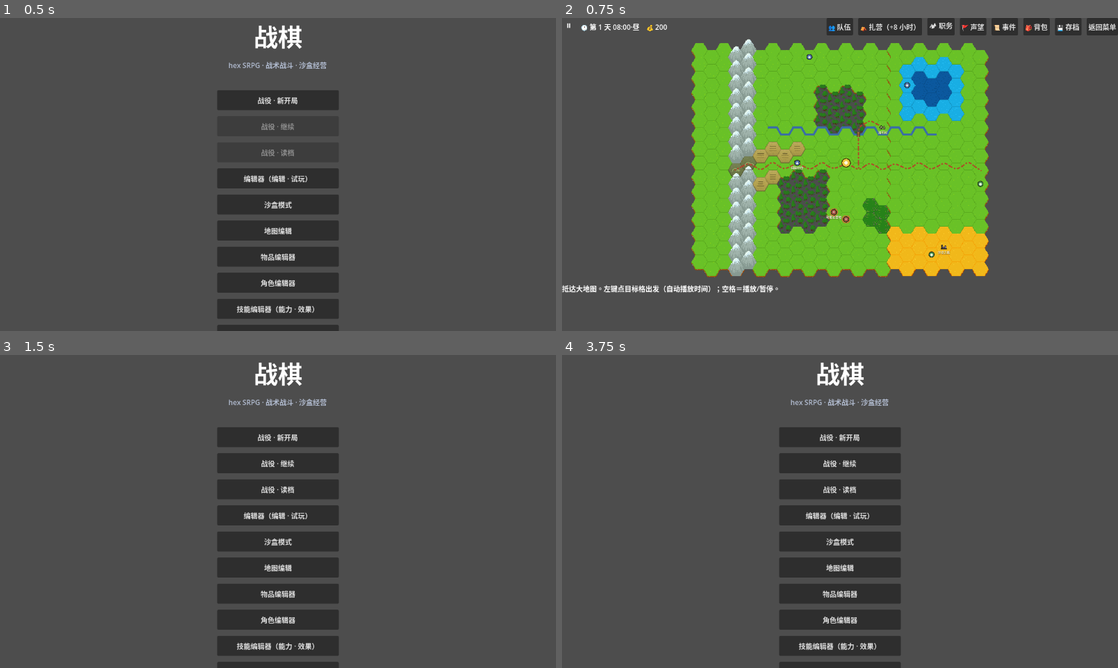
Above: before the commit, frames 1-4 (two rows, left to right).
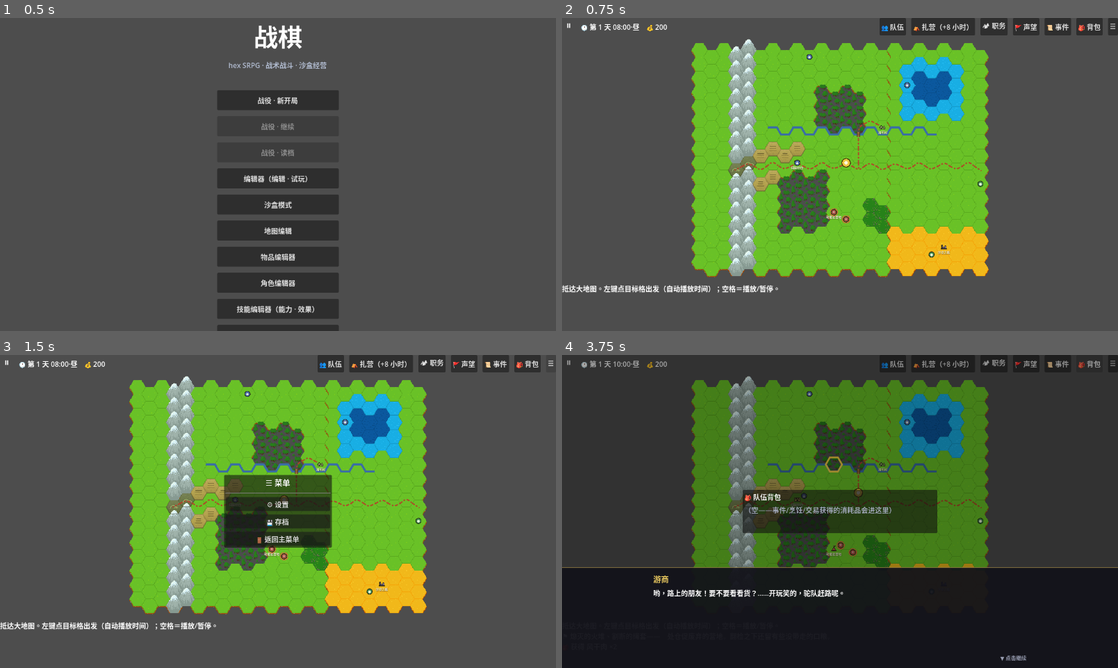
Above: after the commit, the same moments.

Repository: PileErico/SRPG
Game: Godot game, scene res://StartMenu.tscn
Same seed, same stepped clock (60 frames per second), same inputs: the game is played once before the commit and once after it.
Inputs (mouse positions are in pixels of both pictures, inside the frame that each line leads up to):
- Up to frame 1 (0.5 s): no input
- Up to frame 2 (0.75 s): click "战役 · 新开局" at 0.5 s
- Up to frame 3 (1.5 s): click (550, 364) at 1.25 s, where only the run after the commit has a clickable "☰"
- Up to frame 4 (3.75 s): click (890, 364) at 2 s, where only the run after the commit has a clickable "👥 队伍"; click (840, 464) at 2.75 s, where only the run before the commit has a clickable "战役 · 继续"; click (1101, 364) at 3.5 s, where only the run before the commit has a clickable "返回菜单"

Frame 1 is identical in both runs. In frame 2, 1.5% of the frame differs, in the area x 47-100%, y 0-6%; in frame 3, 42%; in frame 4, 98%, in the area x 0-100%, y 0-100%.

Commit message:
feat(大地图): ☰ ESC 菜单——设置/存档/返回主菜单收入菜单，减顶栏堆积
- ESC 键 / 顶栏 ☰ 同开居中菜单（CampaignUI.popup）：⚙ 设置（复用主菜单 Settings 覆盖层，Overworld 首次获得设置入口）/ 💾 存档 / 🚪 返回主菜单
- 开菜单即停表；模态事件（对话/待切战斗）中不开——同空格停表规则
- 顶栏收掉「💾 存档」「返回菜单」两钮；弹窗持焦点时 ESC 由 Popup 自关不重开
- headless 冒烟（构造/toggle/停表）+ 40 套基线全绿

Co-Authored-By: Claude Fable 5 <noreply@anthropic.com>

Diff:
--- a/Overworld.gd
+++ b/Overworld.gd
@@ -33,6 +33,7 @@
 const MinHeap := preload("res://MinHeap.gd")         # 寻路优先队列（find_path；与 BattleState._dijkstra 共用实现）
 const UnitStatusPanel := preload("res://UnitStatusPanel.gd")   # 👥 角色状态卡（与战斗侧同一份；宿主契约见 _open_status_panel）
 const TextureCache := preload("res://TextureCache.gd")         # 队伍面板成员立绘缩略
+const SettingsOverlay := preload("res://Settings.gd")          # ⚙ 设置覆盖层（与主菜单同一份，ESC 菜单入口）
 
 const MAP_PATH := "res://maps/overworld/world.json"
 const HOURS_PER_COST := 1    # 1 点通行成本 ＝ 1 小时（大世界成本＝terrains.json move.overworld_cost：道路 1h/格、平原 2h、山 6h）
@@ -380,11 +381,16 @@
 			moving = true
 	return moving
 
-# 空格＝时间总开关（播放/暂停）；只吃空格、不吞其它键。顶栏按钮已设 FOCUS_NONE，空格不会误触聚焦按钮。
+# 空格＝时间总开关（播放/暂停）、ESC＝☰ 菜单开关；只吃这两键、不吞其它键。顶栏按钮已设 FOCUS_NONE，空格不会误触聚焦按钮。
+# 弹窗（PopupPanel）持有焦点时 ESC 由弹窗自行关闭（Godot Popup 默认行为），不会落到这里重开菜单。
 func _unhandled_key_input(event: InputEvent) -> void:
-	if event is InputEventKey and event.pressed and not event.echo and event.keycode == KEY_SPACE:
-		_toggle_time()
-		get_viewport().set_input_as_handled()
+	if event is InputEventKey and event.pressed and not event.echo:
+		if event.keycode == KEY_SPACE:
+			_toggle_time()
+			get_viewport().set_input_as_handled()
+		elif event.keycode == KEY_ESCAPE:
+			_toggle_esc_menu()
+			get_viewport().set_input_as_handled()
 
 func _toggle_time() -> void:
 	if not _time_playing and (_dialogue != null or SandboxConfig.battle_setup != null):
@@ -858,13 +864,10 @@
 	bag_b.text = "🎒 背包"
 	bag_b.pressed.connect(_open_inventory_panel)
 	top.add_child(bag_b)
-	var save_b := Button.new()
-	save_b.text = "💾 存档"
-	save_b.pressed.connect(_open_save_panel)
-	top.add_child(save_b)
 	var menu_b := Button.new()
-	menu_b.text = "返回菜单"
-	menu_b.pressed.connect(_on_back_to_menu)
+	menu_b.text = "☰"
+	menu_b.tooltip_text = "菜单（ESC）：设置 / 存档 / 返回主菜单"
+	menu_b.pressed.connect(_toggle_esc_menu)
 	top.add_child(menu_b)
 	for b in top.get_children():
 		if b is Button:
@@ -902,6 +905,47 @@
 func _log_line(text: String) -> void:
 	if _log != null:
 		_log.append_text(text + "\n")
+
+# ============ ☰ ESC 菜单（设置/存档/返回主菜单——顶栏只留 ☰ 入口，减右上角堆积）============
+
+var _esc_menu: PopupPanel
+
+func _toggle_esc_menu() -> void:
+	if _esc_menu != null and is_instance_valid(_esc_menu) and _esc_menu.visible:
+		_esc_menu.hide()
+		return
+	_open_esc_menu()
+
+func _open_esc_menu() -> void:
+	if _dialogue != null or SandboxConfig.battle_setup != null:
+		return   # 模态事件（对话/战斗待切场景）中不开菜单（同 _toggle_time 规则）
+	_pause_time()   # 进菜单即停表（与抵达/模态事件同一规则）
+	if _esc_menu != null and is_instance_valid(_esc_menu):
+		_esc_menu.queue_free()
+	var ui = CampaignUI.popup(240, 8)
+	_esc_menu = ui["popup"]
+	var v: VBoxContainer = ui["box"]
+	var title := Label.new()
+	title.text = "☰ 菜单"
+	title.add_theme_font_size_override("font_size", 18)
+	title.horizontal_alignment = HORIZONTAL_ALIGNMENT_CENTER
+	v.add_child(title)
+	v.add_child(HSeparator.new())
+	var settings_b := CampaignUI.button("⚙ 设置")
+	settings_b.pressed.connect(func():
+		_esc_menu.hide()
+		add_child(SettingsOverlay.new()))   # 覆盖层自管 ESC/返回关闭（与主菜单同一份）
+	v.add_child(settings_b)
+	var save_b := CampaignUI.button("💾 存档")
+	save_b.pressed.connect(func():
+		_esc_menu.hide()
+		_open_save_panel())
+	v.add_child(save_b)
+	var quit_b := CampaignUI.button("🚪 返回主菜单")
+	quit_b.pressed.connect(_on_back_to_menu)   # 内含自动存档
+	v.add_child(quit_b)
+	add_child(_esc_menu)
+	_esc_menu.popup_centered()
 
 # ============ 💾 手动存档（多槽位；铁人模式禁手动＝仅自动档）============
 
Not shown, changed: docs/实现现状.md
Not shown, changed: docs/模块_大地图.md
